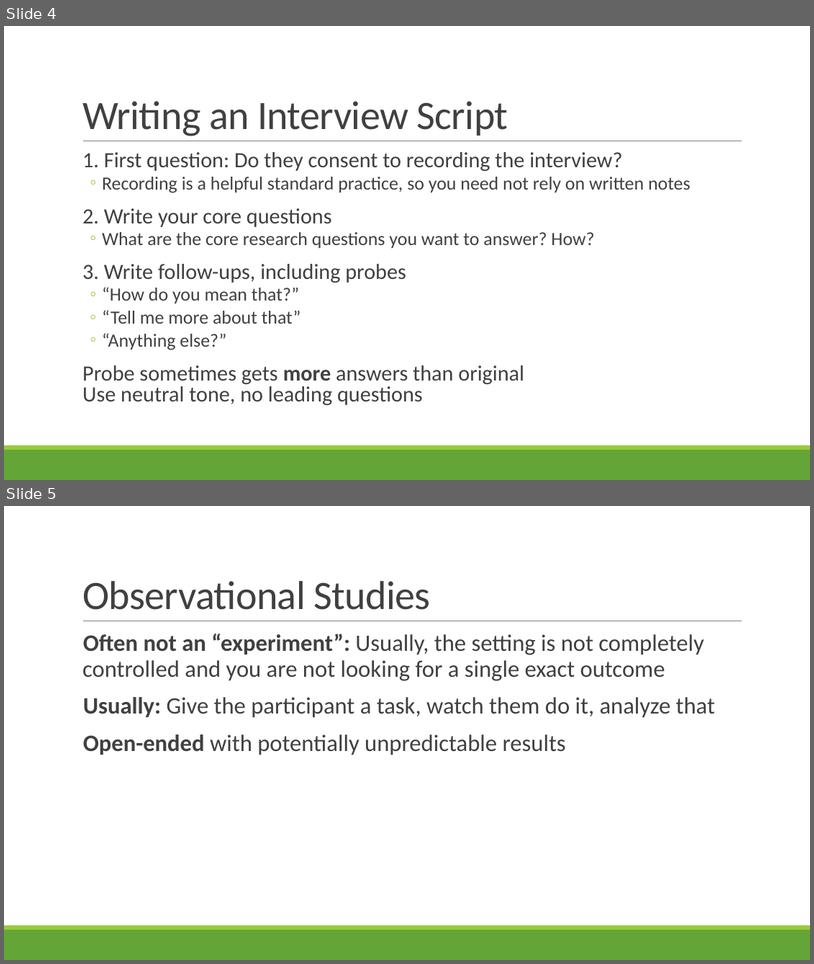
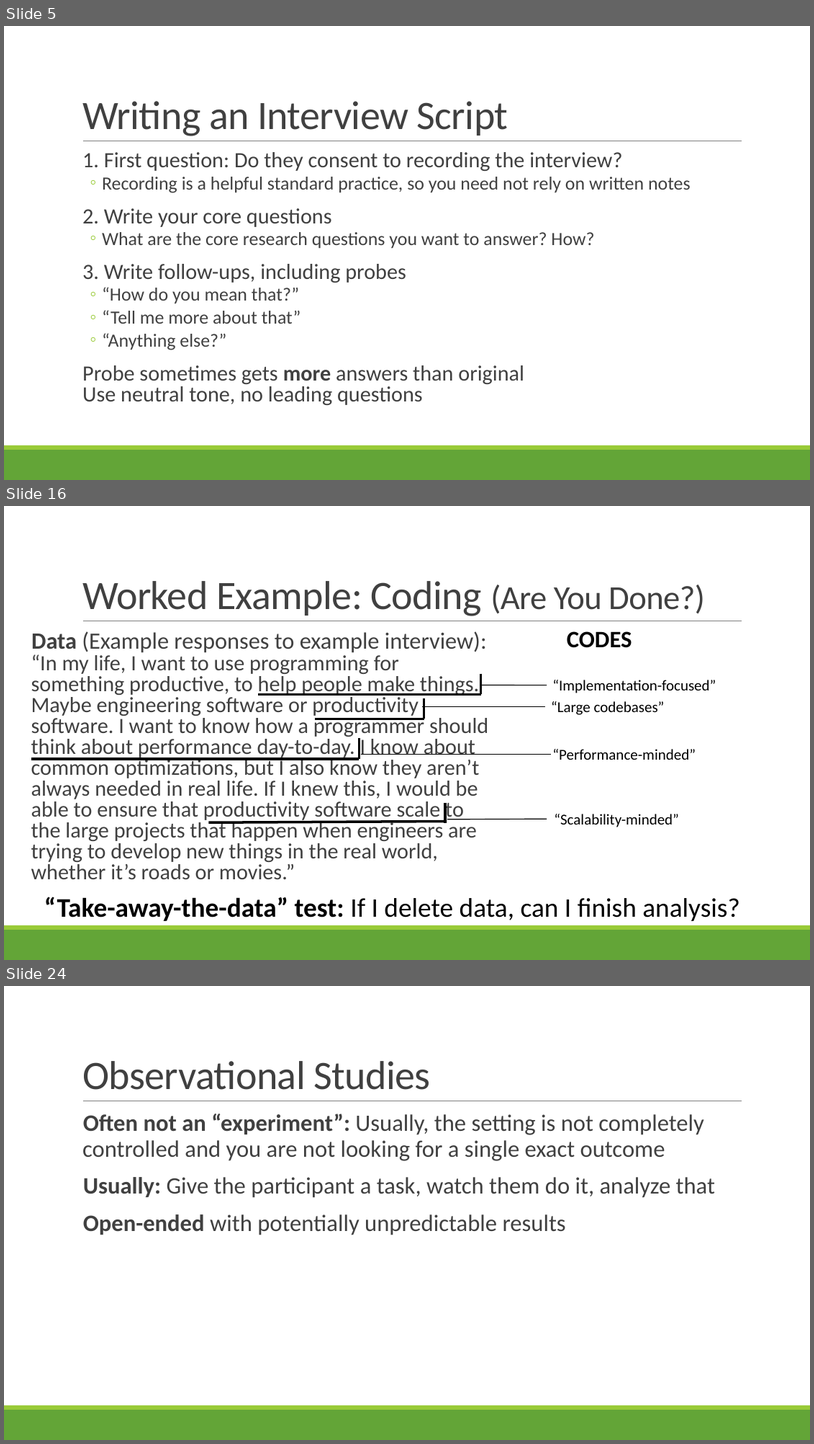
Before and after one commit to rbohrer/pl-course, a slide deck: LectureSlides/09Design3.pptx. Shown one above the other, each under a label of ours: slides 4 and 5 before the commit, slides 5, 16 and 24 after it; the slides between them are not shown. The pictures are 814x964 and 814x1444 pixels, drawn with LibreOffice and Linux fonts; fonts in the diff are those of the drawing. Boxes give left, top, right and bottom in pixels: in the first picture for what was removed or moved away, otherwise in the second. Text is boxed around its words. In the diff, an @@ line names an element or a change of style, - is before the commit and + after.

```diff
--- a/LectureSlides/09Design3.pptx
+++ b/LectureSlides/09Design3.pptx
@@ slide 16 added at [4,506,810,960], background #FFFFFF; not listed: 3 template elements that a slide beside it also shows @@
@@ title added at [82,581,705,616], 48 pt, text #404040 @@
+Worked Example: Coding (Are You Done?)
@@ text added at [31,631,489,879], 25.9 pt, text #404040 @@
+  Data (Example responses to example interview):
+  “In my life, I want to use programming for something productive, to help people make things. Maybe engineering software or productivity software. I want to know how a programmer should think about performance day-to-day. I know about common optimizations, but I also know they aren’t always needed in real life. If I knew this, I would be able to ensure that productivity software scale to the large projects that happen when engineers are trying to develop new things in the real world, whether it’s roads or movies.”
@@ text added at [567,631,633,648], 28 pt, text #000000, bold @@
+CODES
@@ line added from (481, 674) to (481, 694), #000000 3 pt @@
@@ line added from (259, 694) to (481, 694), #000000 3 pt @@
@@ line added from (424, 698) to (424, 719), #000000 3 pt @@
@@ line added from (481, 685) to (548, 685), #000000 1 pt @@
@@ text added at [553,680,716,693], 18 pt, text #000000 @@
+“Implementation-focused”
@@ line added from (316, 719) to (424, 719), #000000 3 pt @@
@@ line added from (422, 706) to (545, 706), #000000 1 pt @@
@@ text added at [551,701,665,715], 18 pt, text #000000 @@
+“Large codebases”
@@ line added from (359, 739) to (359, 759), #000000 3 pt @@
@@ line added from (32, 759) to (359, 759), #000000 3 pt @@
@@ line added from (361, 754) to (551, 754), #000000 1 pt @@
@@ text added at [553,749,696,759], 18 pt, text #000000 @@
+“Performance-minded”
@@ line added from (445, 803) to (445, 823), #000000 3 pt @@
@@ line added from (209, 822) to (447, 821), #000000 3 pt @@
@@ line added from (448, 819) to (548, 818), #000000 1 pt @@
@@ text added at [554,813,679,827], 18 pt, text #000000 @@
+“Scalability-minded”
@@ text added at [44,896,741,921], 32 pt, text #000000 @@
+“Take-away-the-data” test: If I delete data, can I finish analysis?
@@ what was slide 4 is now slide 5 @@
@@ what was slide 5 is now slide 24 @@
```
Also in this commit, not shown: 2 slides changed, 17 other slides added, 2 slides removed.
